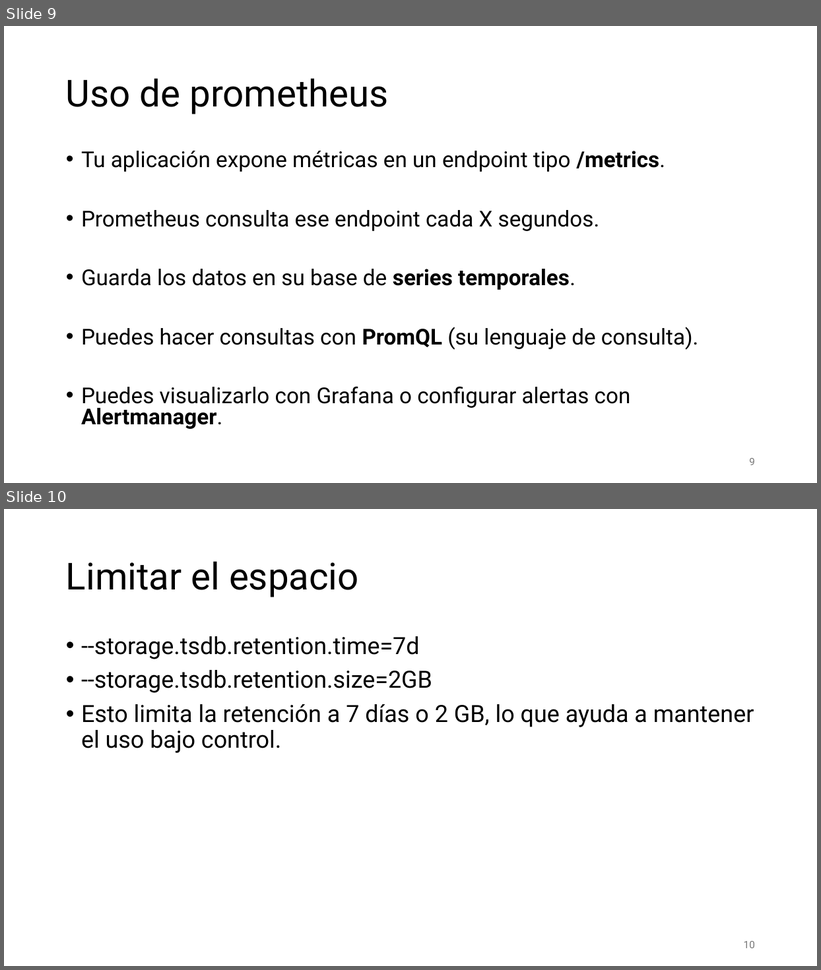
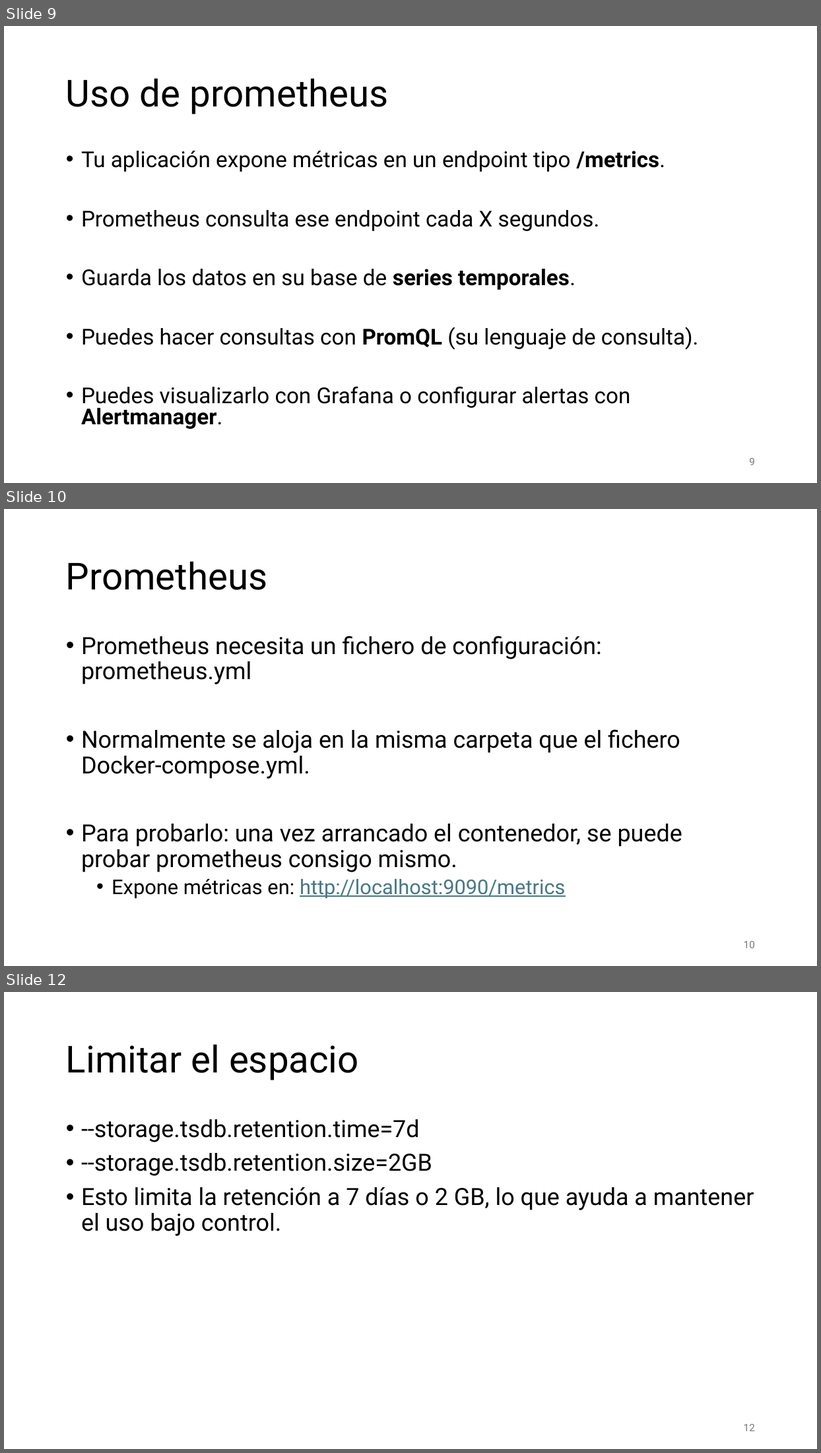
Before and after one commit to aldebarran22/CURSO_CPP_SERVICIOS_30H, a slide deck: doc/8_Monitorizacion_logging_microservicios.pptx. Shown one above the other, each under a label of ours: slides 9 and 10 before the commit, slides 9, 10 and 12 after it; the slides between them are not shown. The pictures are 821x970 and 821x1453 pixels, drawn with LibreOffice and Linux fonts; fonts in the diff are those of the drawing. Boxes give left, top, right and bottom in pixels: in the first picture for what was removed or moved away, otherwise in the second. Text is boxed around its words. In the diff, an @@ line names an element or a change of style, - is before the commit and + after.

```diff
--- a/doc/8_Monitorizacion_logging_microservicios.pptx
+++ b/doc/8_Monitorizacion_logging_microservicios.pptx
@@ slide 10 added at (x1=4, y1=509, x2=817, y2=966), background #FFFFFF @@
@@ title added at (x1=66, y1=561, x2=267, y2=590), 44 pt, text #000000 @@
+Prometheus
@@ text added at (x1=81, y1=636, x2=682, y2=899), 28 pt, text #000000 @@
+• Prometheus necesita un fichero de configuración: prometheus.yml
+• Normalmente se aloja en la misma carpeta que el fichero Docker-compose.yml.
+• Para probarlo: una vez arrancado el contenedor, se puede probar prometheus consigo mismo.
+  • Expone métricas en: http://localhost:9090/metrics
@@ page number added at (x1=744, y1=941, x2=755, y2=949), 12 pt, text #797979 @@
+10
@@ what was slide 10 is now slide 12 @@
@@ page number at (x1=744, y1=1424, x2=755, y2=1432): text changed @@
-10
+12
```
Also in this commit, not shown: 5 slides changed, 15 other slides added, 1 slide removed, 3 other files.
